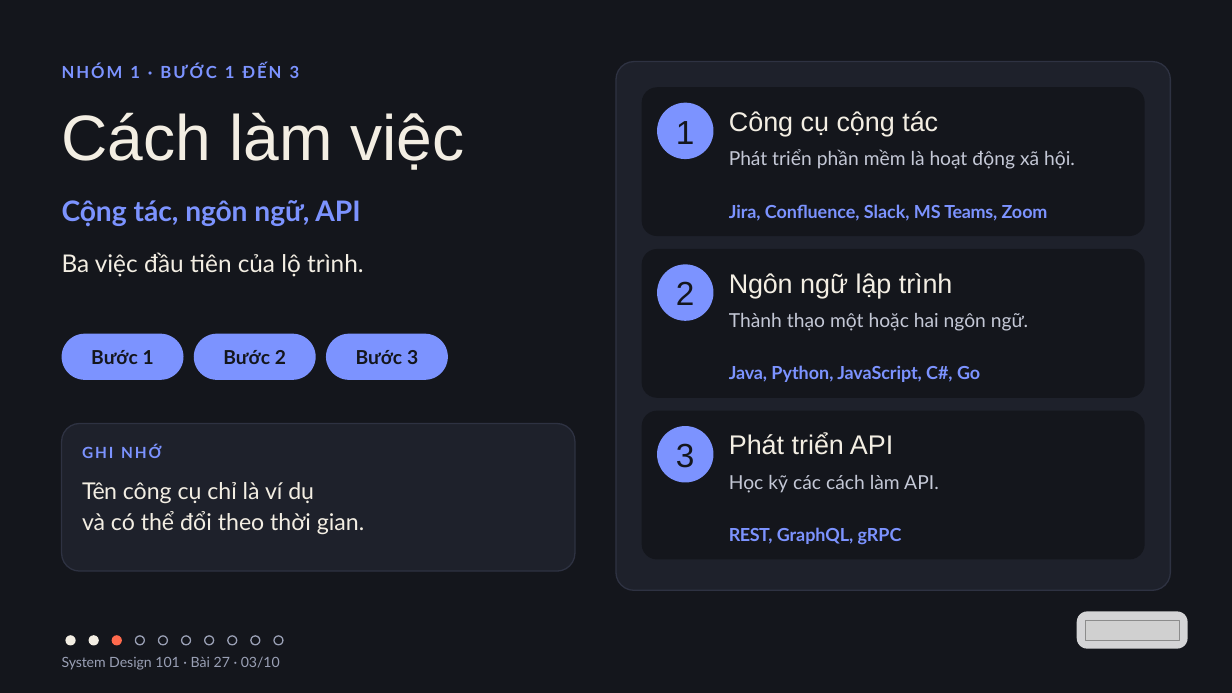
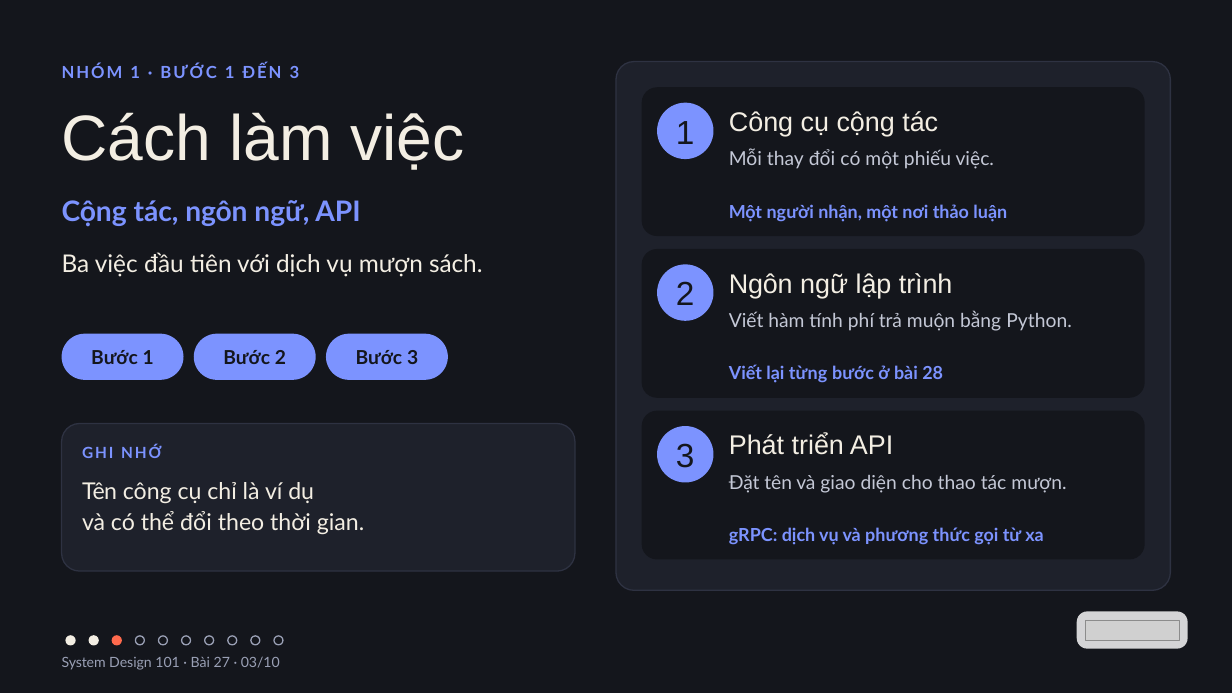
Before and after one commit to vohoailinh90/tool-marketing-studio, a slide deck: slide 3 of system-design-101/vi/lessons/sd-10-027/slides/sd-10-027.pptx. Drawn at 1232x693 pixels with LibreOffice and Linux fonts; fonts in the diff are those of the drawing; grey boxes stand for pictures. Boxes give left, top, right and bottom in pixels: in the first picture for what was removed or moved away, otherwise in the second. Text is boxed around its words. In the diff, an @@ line names an element or a change of style, - is before the commit and + after.

```diff
--- a/system-design-101/vi/lessons/sd-10-027/slides/sd-10-027.pptx
+++ b/system-design-101/vi/lessons/sd-10-027/slides/sd-10-027.pptx
@@ text at (729, 149, 994, 169): text changed @@
-Phát triển phần mềm là hoạt động xã hội.
+Mỗi thay đổi có một phiếu việc.
@@ text at (729, 204, 1007, 222): text changed @@
-Jira, Confluence, Slack, MS Teams, Zoom
+Một người nhận, một nơi thảo luận
@@ text at (62, 252, 482, 277): text changed @@
-Ba việc đầu tiên của lộ trình.
+Ba việc đầu tiên với dịch vụ mượn sách.
@@ text at (729, 310, 1072, 331): text changed @@
-Thành thạo một hoặc hai ngôn ngữ.
+Viết hàm tính phí trả muộn bằng Python.
@@ text at (729, 364, 943, 383): text changed @@
-Java, Python, JavaScript, C#, Go
+Viết lại từng bước ở bài 28
@@ text at (729, 475, 1066, 493): text changed @@
-Học kỹ các cách làm API.
+Đặt tên và giao diện cho thao tác mượn.
@@ text at (729, 527, 1043, 545): text changed @@
-REST, GraphQL, gRPC
+gRPC: dịch vụ và phương thức gọi từ xa
```
Also in this commit, not shown: 9 other slides changed.
